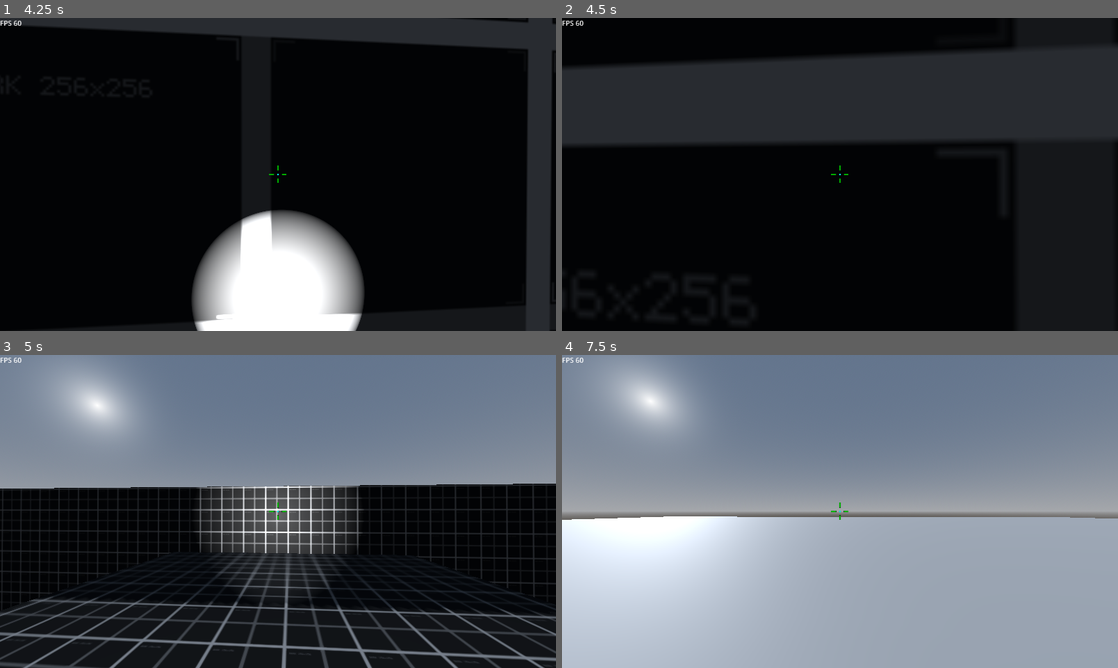
Above: before the commit, frames 1-4 (two rows, left to right).
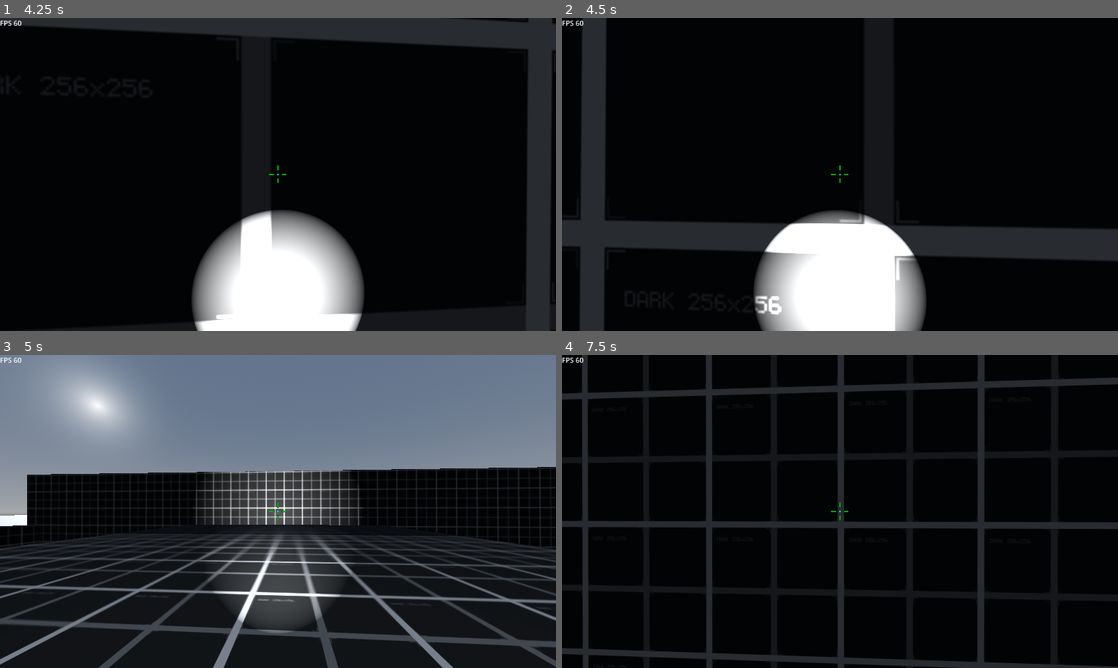
Above: after the commit, the same moments.

Repository: rbarongr/GodotFirstPersonController
Game: Godot game, scene res://Scenes/sandbox.tscn
Two runs of this game, one before a commit and one after it. Both use one fixed random seed, a clock stepped at 60 frames per second and the inputs below.
Inputs (mouse positions are in pixels of both pictures, inside the frame that each line leads up to):
- Up to frame 1 (4.25 s): tap Enter at 0.5 s; move the mouse to (305, 174) at 0.52 s; hold W (move_forward) from 0.53 s (still down); tap F (flashlight_toggle) at 0.6 s; tap Space (jump_default) at 0.77, 1.52, 2.75, 3.02, 3.77 s; move the mouse to (250, 174) at 1.27 s; tap Mouse wheel down (mouse_wheel_down) at 1.35 s; move the mouse to (289, 168) at 2.02 s; tap Mouse wheel up (mouse_wheel_up) at 2.1 s; move the mouse to (272, 180) at 2.77 s; tap Ctrl (move_crouch) at 2.85 s; move the mouse to (316, 177) at 3.52 s; hold Shift (move_walk) from 3.53 s (still down)
- Up to frame 2 (4.5 s): keep holding W (move_forward); move the mouse to (795, 171) at 4.27 s; release Shift (move_walk) at 4.28 s; tap Caps Lock (swim_fly_toggle) at 4.35 s
- Up to frame 3 (5 s): keep holding W (move_forward); tap Space (jump_default) at 4.52 s
- Up to frame 4 (7.5 s): move the mouse to (845, 511) at 5.02 s; tap F (flashlight_toggle) at 5.1 s; move the mouse to (817, 505) at 5.77 s; release W (move_forward) at 5.78 s; hold D (move_right) 5.78-6.53 s; tap Mouse wheel down (mouse_wheel_down) at 5.85 s; tap Space (jump_default) at 6.02, 6.77 s; move the mouse to (867, 511) at 6.52 s; hold W (move_forward) from 6.53 s (still down); tap Mouse wheel up (mouse_wheel_up) at 6.6 s; move the mouse to (812, 511) at 7.27 s; tap Ctrl (move_crouch) at 7.35 s

Frame 1 is identical in both runs. In frame 2, 43% of the frame differs, in the area x 0-100%, y 0-100%; in frame 3, 26%; in frame 4, 100%.

Commit message:
bugfix: attaching to ladder under water possible again

Diff:
--- a/Player/player.gd
+++ b/Player/player.gd
@@ -314,15 +314,6 @@
 			var walk_dir: Vector3 = Vector3(0, 1, 0).normalized()
 			jump_vel = jump_vel.move_toward(walk_dir * swim_vertical_fast, acceleration_water * delta)
 
-		"""
-		if state_speed_current != SpeedStates.CROUCH and state_jump_current != JumpStates.DEFAULT:
-			#jump_vel = Vector3.ZERO
-			jump_vel = calc_jump_vel_nojump(delta)
-		elif state_speed_current == SpeedStates.CROUCH:
-			var walk_dir: Vector3 = Vector3(0, -1, 0).normalized()
-			jump_vel = jump_vel.move_toward(walk_dir * swim_vertical_default, acceleration_water * delta)
-		"""
-
 	elif state_movement_current == MovementStates.FLY:
 		pass
 
@@ -338,7 +329,7 @@
 func _process(delta: float):
 	# check for consistency (in case we ran into a bug before)
 	if raycast_down_swim.get_collision_point().y < water_depth_separator:
-		if state_movement_current != MovementStates.SWIM:
+		if state_movement_current != MovementStates.SWIM and state_movement_current != MovementStates.LADDER_WATER and state_movement_current != MovementStates.LADDER_WATER_ATTACHED:
 			state_movement_current = MovementStates.SWIM
 			print("BUG: We are under Water but not marked as 'SWIM'!")
 
@@ -358,11 +349,13 @@
 			camera_fp.current = true
 			player_body.visible = false
 
+	"""
 	if Input.is_action_just_pressed("swim_fly_toggle"):
 		if state_movement_current == MovementStates.LAND:
 			state_movement_current = MovementStates.SWIM
 		else:
 			state_movement_current = MovementStates.LAND
+	"""
 
 	# adjust player height (crouch or not)
 	if state_movement_current == MovementStates.LAND or state_movement_current == MovementStates.LADDER_LAND or state_movement_current == MovementStates.LADDER_WATER:
Not shown: 4 places in Player/player.tscn that only renumber resources
Not shown: 1 places in Scenes/ladder.tscn that only renumber resources
Not shown: 4 places in Scenes/sandbox.tscn that only renumber resources
Not shown: 1 places in Scenes/water_surface.tscn that only renumber resources
